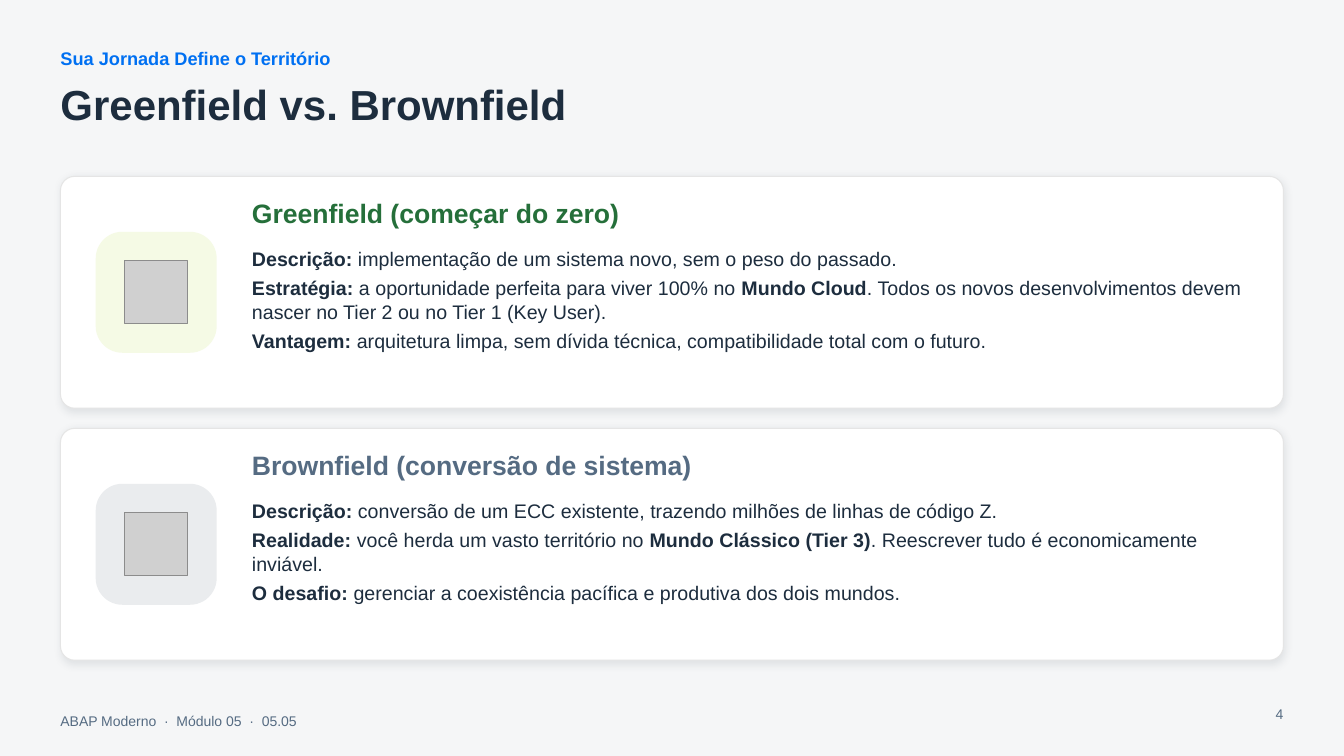
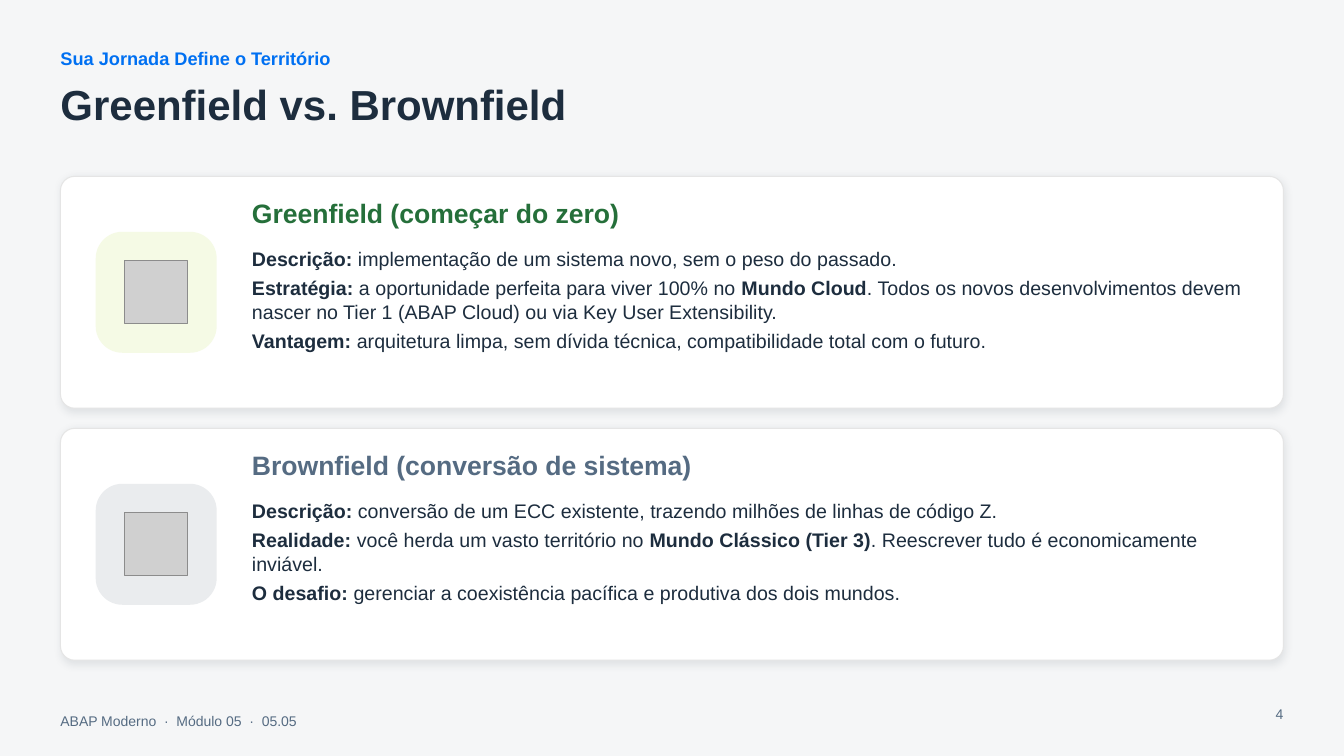
Before and after one commit to AdrianoBispo/estude-sap-abap-moderno, a slide deck: slide 4 of modulo-05/05.05 - Considerações Especiais para SAP S_4HANA Cloud Private Edition e On-Premise/05.05_Dominando_os_Dois_Mundos_Estratégia_Clean_Core.pptx. Drawn at 1344x756 pixels with LibreOffice and Linux fonts; fonts in the diff are those of the drawing; grey boxes stand for pictures. Boxes give left, top, right and bottom in pixels: in the first picture for what was removed or moved away, otherwise in the second. Text is boxed around its words. In the diff, an @@ line names an element or a change of style, - is before the commit and + after.

```diff
--- a/modulo-05/05.05 - Considerações Especiais para SAP S_4HANA Cloud Private Edition e On-Premise/05.05_Dominando_os_Dois_Mundos_Estratégia_Clean_Core.pptx
+++ b/modulo-05/05.05 - Considerações Especiais para SAP S_4HANA Cloud Private Edition e On-Premise/05.05_Dominando_os_Dois_Mundos_Estratégia_Clean_Core.pptx
@@ text at (252, 280, 1241, 323): text changed @@
-Estratégia: a oportunidade perfeita para viver 100% no Mundo Cloud. Todos os novos desenvolvimentos devem nascer no Tier 2 ou no Tier 1 (Key User).
+Estratégia: a oportunidade perfeita para viver 100% no Mundo Cloud. Todos os novos desenvolvimentos devem nascer no Tier 1 (ABAP Cloud) ou via Key User Extensibility.
```
Also in this commit, not shown: 11 other slides changed, 1 slide added, 1 other file.
